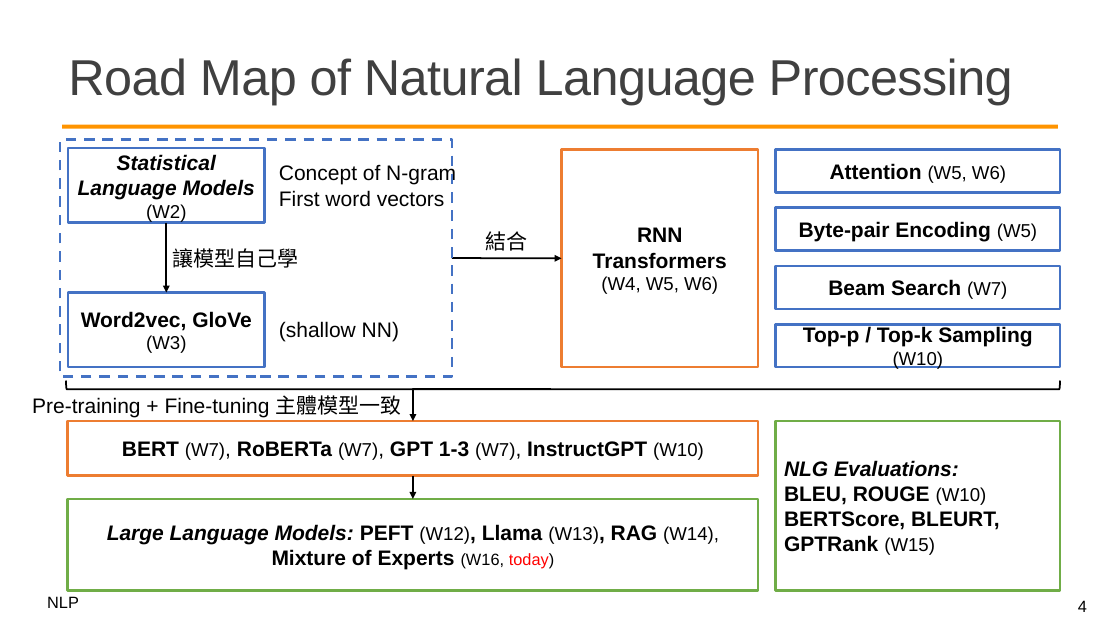
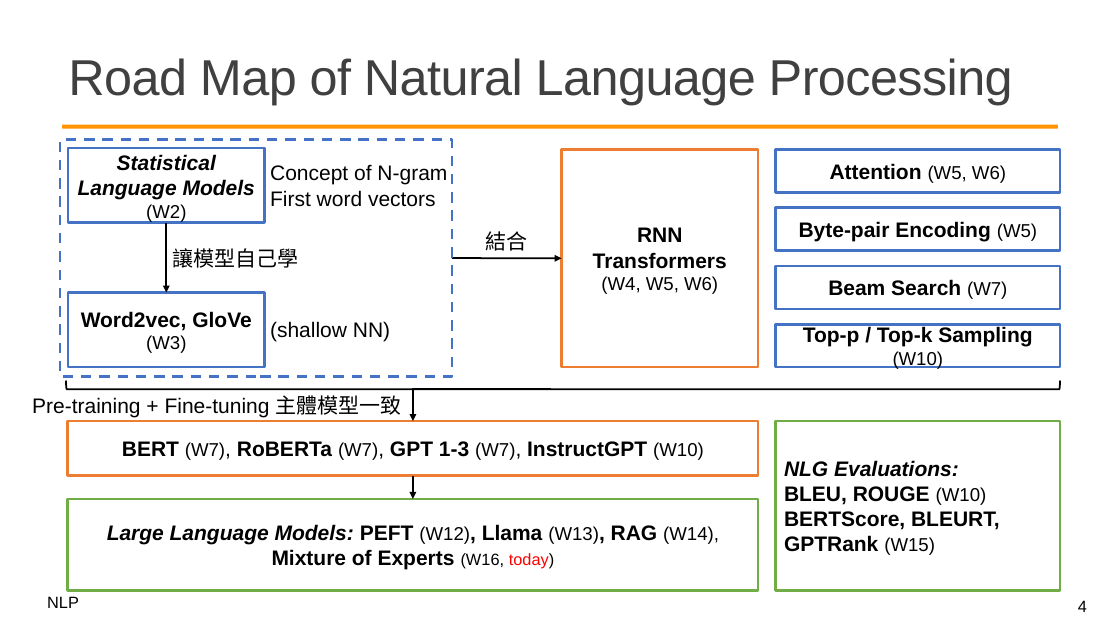
Before and after one commit to mcps5601/CGUNLP_2025_Spring, a slide deck: slide 4 of slides/moe_0601.pptx. Drawn at 1120x630 pixels with LibreOffice and Linux fonts; fonts in the diff are those of the drawing; background and template pictures are left out. Boxes give left, top, right and bottom in pixels: in the first picture for what was removed or moved away, otherwise in the second. Text is boxed around its words. In the diff, an @@ line names an element or a change of style, - is before the commit and + after.

```diff
--- a/slides/moe_0601.pptx
+++ b/slides/moe_0601.pptx
@@ text "Concept of N-gram": place and size @@
-text "Concept of N-gram" at [279,164,456,207]
+text "Concept of N-gram" at [270,164,447,207]
@@ text "(shallow NN)": place and size @@
-text "(shallow NN)" at [279,321,399,342]
+text "(shallow NN)" at [270,321,390,342]
```
Also in this commit, not shown: 8 other slides changed, 5 slides added, 1 slide removed, 1 other file.
